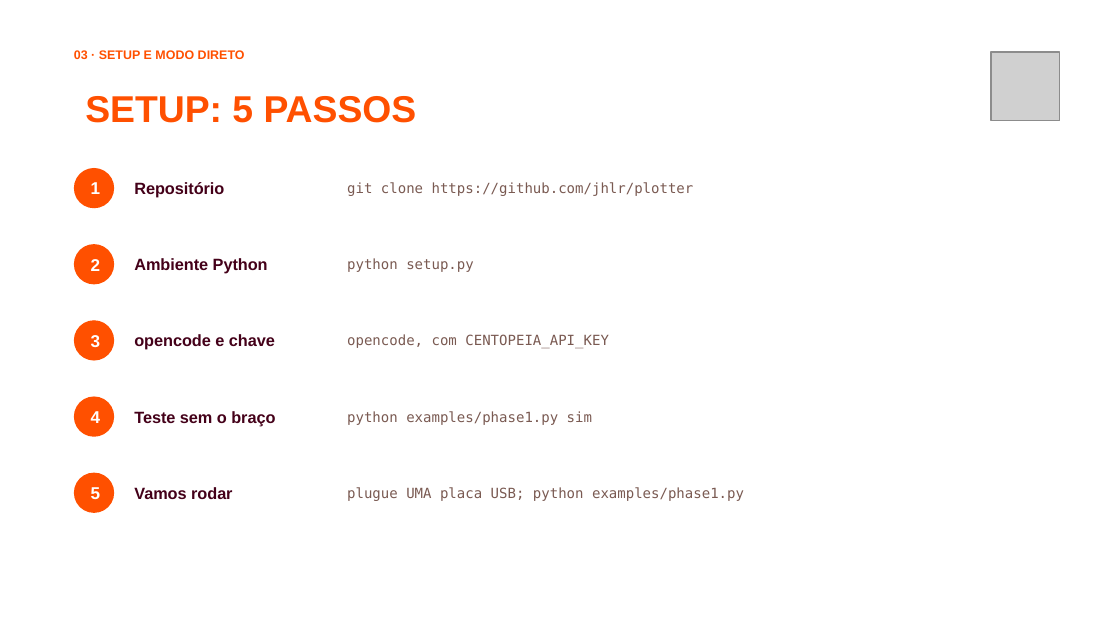
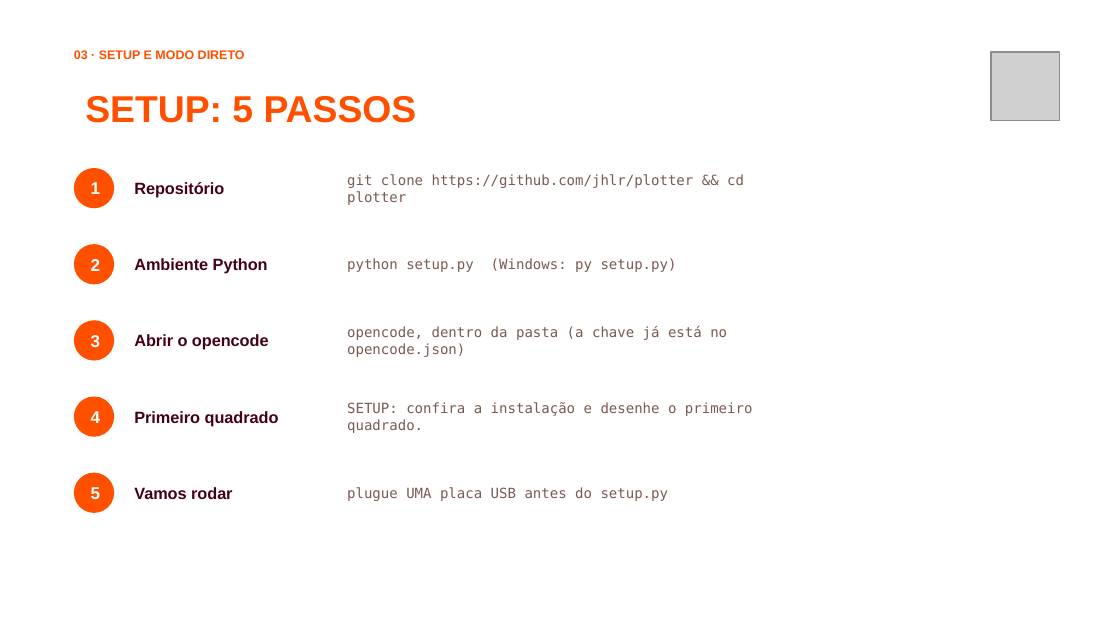
Before and after one commit to jhlr/plotter, a slide deck: slide 16 of workshop/dinamica-ia-hardware.pptx. Drawn at 1120x630 pixels with LibreOffice and Linux fonts; fonts in the diff are those of the drawing; grey boxes stand for pictures; background and template pictures are left out. Boxes give left, top, right and bottom in pixels: in the first picture for what was removed or moved away, otherwise in the second. Text is boxed around its words. In the diff, an @@ line names an element or a change of style, - is before the commit and + after.

Commit message:
One opencode session for all phases: AGENTS.md holds the three stages, setup.py writes the venv python into opencode.json; drop fase.py

```diff
--- a/workshop/dinamica-ia-hardware.pptx
+++ b/workshop/dinamica-ia-hardware.pptx
@@ text at bbox=[347, 174, 744, 205]: text changed @@
-git clone https://github.com/jhlr/plotter
+git clone https://github.com/jhlr/plotter && cd plotter
@@ text at bbox=[347, 258, 677, 272]: text changed @@
-python setup.py
+python setup.py (Windows: py setup.py)
@@ text at bbox=[347, 326, 727, 357]: text changed @@
-opencode, com CENTOPEIA_API_KEY
+opencode, dentro da pasta (a chave já está no opencode.json)
@@ text at bbox=[134, 334, 269, 350]: text changed @@
-opencode e chave
+Abrir o opencode
@@ text at bbox=[134, 411, 279, 426]: text changed @@
-Teste sem o braço
+Primeiro quadrado
@@ text at bbox=[347, 402, 753, 433]: text changed @@
-python examples/phase1.py sim
+SETUP: confira a instalação e desenhe o primeiro quadrado.
@@ text at bbox=[347, 487, 669, 501]: text changed @@
-plugue UMA placa USB; python examples/phase1.py
+plugue UMA placa USB antes do setup.py
```
Also in this commit, not shown: 3 other slides changed, 10 other files.
